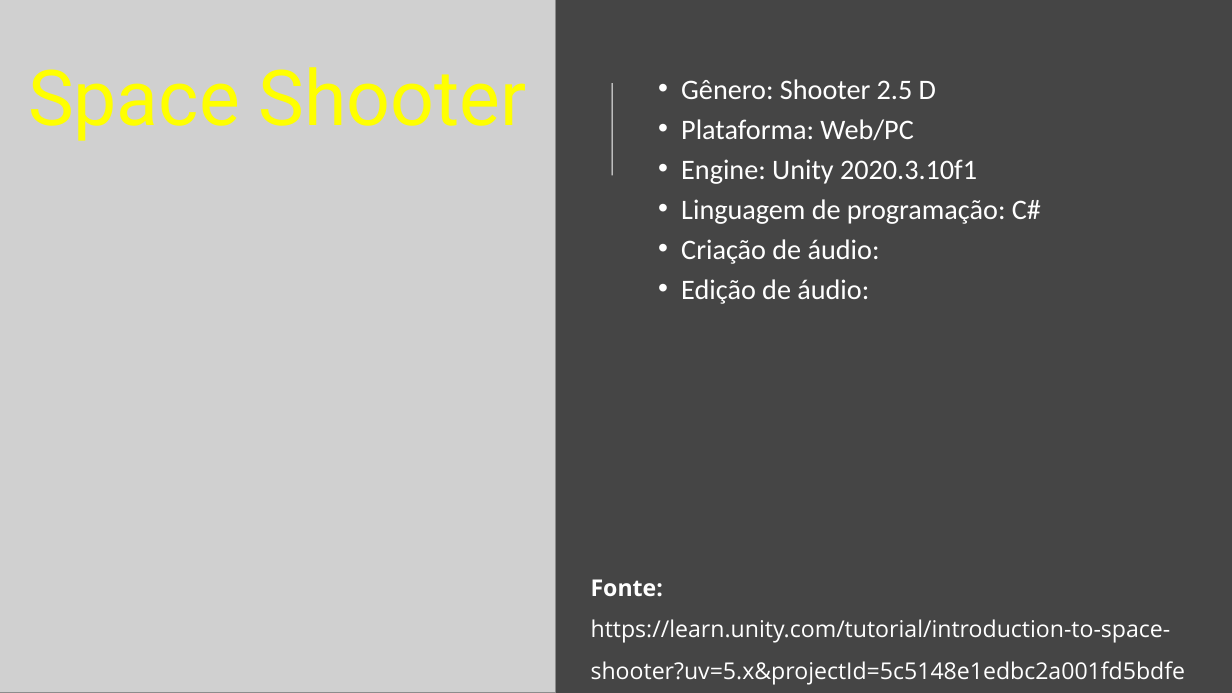
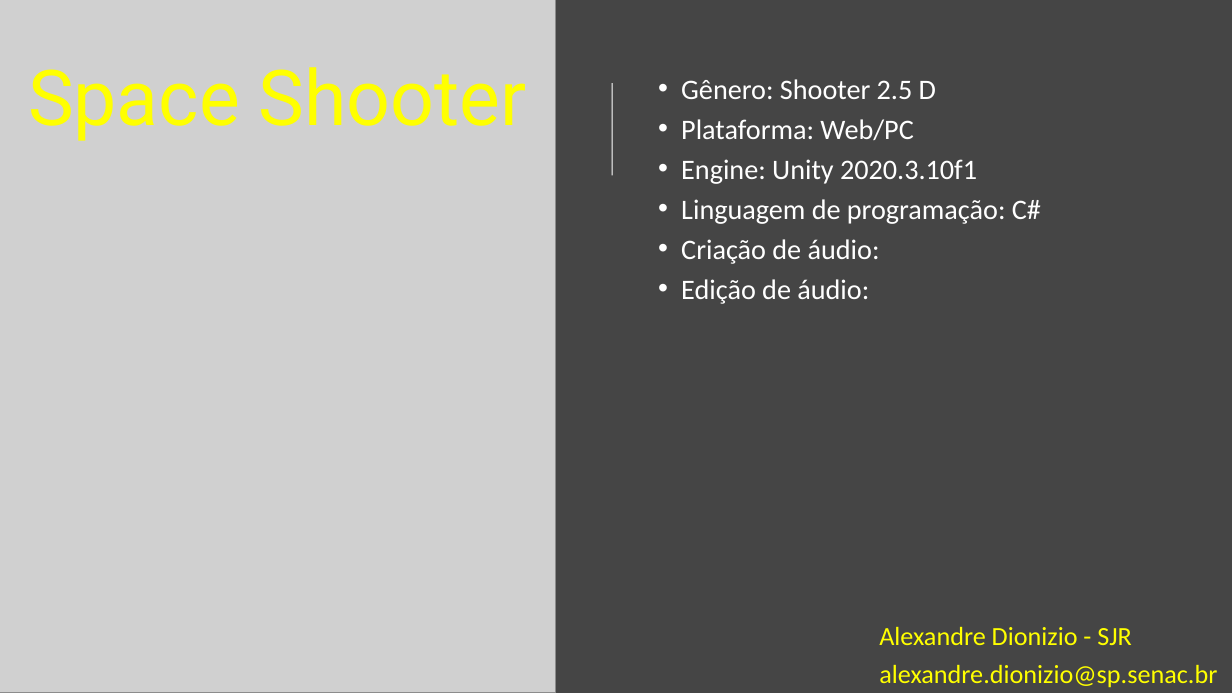
Before and after one commit to dfilitto/jogosdigitais, a slide deck: slide 1 of Repasse Educor/Dia 02 - Primeiro jogo/01 - SpaceShooter.pptx. Drawn at 1232x693 pixels with LibreOffice and Linux fonts; fonts in the diff are those of the drawing; grey boxes stand for pictures. Boxes give left, top, right and bottom in pixels: in the first picture for what was removed or moved away, otherwise in the second. Text is boxed around its words. In the diff, an @@ line names an element or a change of style, - is before the commit and + after.

```diff
--- a/Repasse Educor/Dia 02 - Primeiro jogo/01 - SpaceShooter.pptx
+++ b/Repasse Educor/Dia 02 - Primeiro jogo/01 - SpaceShooter.pptx
@@ text removed at [591,579,1185,685] @@
-Fonte:
-https://learn.unity.com/tutorial/introduction-to-space-shooter?uv=5.x&projectId=5c5148e1edbc2a001fd5bdfe
@@ text added at [879,627,1217,687], 20.4 pt, text #FFFF00 @@
+Alexandre Dionizio - SJR
+alexandre.dionizio@sp.senac.br
```
Also in this commit, not shown: 2 other slides changed.
